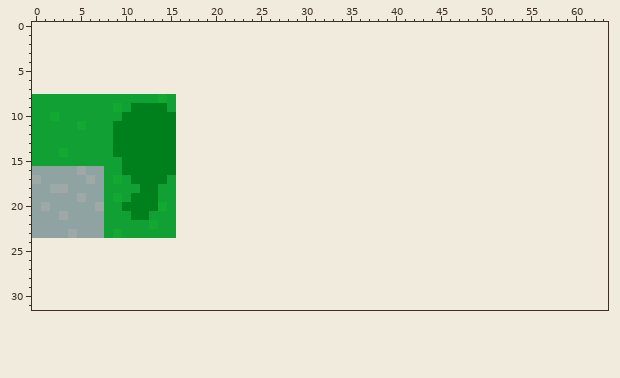
Edited in one commit: pixel-art sprite (resources/tile_map.png). The first picture shows the starting point.
The file is 16x16 pixels. Colours within 5 levels of each other are drawn and written as one. The old version is drawn lined up with the new one, on the new canvas.
Now the later version:
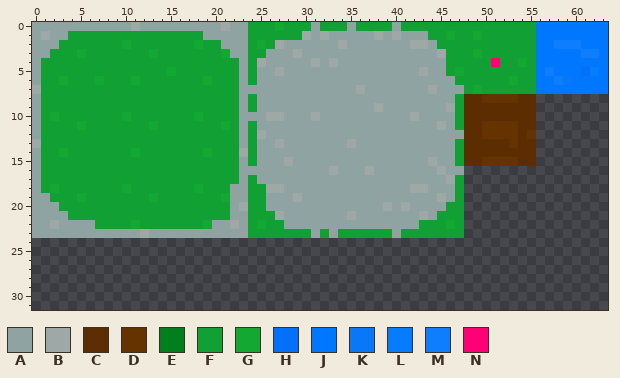
Palette (. is transparent): A #8fa3a2  B #9ea8a7  C #5b2d00  D #643300  E #007f1d  F #11a033  G #12a832  H #0071f9  J #0077ff  K #0878f9  L #067dff  M #0e7eff  N #ff0077
Difference:
canvas 16x16 -> 64x32, the old top-left corner now at 0,8
Changed rows in their new state; - is an unchanged pixel.
first column x 0:
 0 AAAAAAAAAAABAAAAAAAAABAAFFFGFFFAFFFAFFFFAFFFFFFFFFFFFFFFJJJJJJJJ
 1 ABAAFFFFFFFFFFFFFFFAAAAAFFFFFFBABAAAAABABAAAFFGFFGFFFFFFJJJJJJJJ
 2 AAAFFFFFFFGFFFFFFFGFFAAAFGFBAAAAAABAAAAAAABBAFFFFFFFFFFFJJMMMJJJ
 3 AAFFFGFFFFFFFGFFFFFFFGAAFFAAABAAAAAAAAAAAAAAABFFFGFFFFFFJJJJJMMJ
 4 AFFFFFFFFFFFFFFFFFFFFFFAFBAAAAABABAAAAAAAAAAAAFFFFFNFFGFJJJJJJJJ
 5 AFFFFFFFFFFFFFFGFFFFFFFAFAABAAAAAAAAAAAAAAABAAFGFFFFFFFFJMJJJHLJ
 6 AFFGFFFGFFFGFFFFFFFGFFFAFAAAAAAAAAAAAAAAAAAAAAAFFFFFFGFFJJMKJJJJ
 7 BFFFFFFFFFFFFFFFFFFFFFFAAAAAAAAAAAAABAAAAAAABAAAFGFFFFFFJJJJJJJJ
 8 A-------------F-FFFFFFFAFAAAAAAAAAAAAAAAAAAAAAAFCCDDDDCC--------
 9 A--------F-FFFF-FFFFFFFAFAAAAAAAAAAAAABAAAAAAABFCCCCCCCC--------
10 A---------GFFFFFFFGFFFFAAABBAAABAAAAAAAAAABAAAAFCCCCCCCC--------
11 A--------FFFFGFFFFFFFGFAFAAAAAAAAAAAAAAAAAAAABAFCCDDDDCC--------
12 A--------FFFFFFFFFFFFFFAFBAAAAAAAAAAAAAAAAAAAAAACCDDDDCD--------
13 B--------FFFFFFFFFFFFFFAFAABAAAAAAABAAAAAAAAAAAFCCCCCDCC--------
14 A--------FFGFFFFFFFGFFFBFAAAAAAAAAAAAAAAAAAAAAAFCCCCCCCC--------
15 A---------FFFFFFFFFFFFFAFAAABAAAAAAAAAAAAAAABAAFCCDDDDCC--------
16 -FFFFFFF--FFFFFFFFFFFFFAAAAAAAAAABAAABAAAAAAABAA----------------
17 AFFFFFFF-F-FFFF-FFFFFFFAFAAAAAAAAAAAAAAAAAAAAABF----------------
18 -FGFFFFF--G-FF--FFGFFFAAFFBBAAAAAAAAAAAAAABBAAAF----------------
19 --FFFGFF-F-FFG--FFFFFGAAFFAAABAAAAAAAAAAAAAAABAF----------------
20 -A-FFFFF--FFFFF-FFFFFFABFFAAAAAAAAAAAAABABAAAAFF----------------
21 ---AFFFF---FF---FFFFFFAAFFFBAAAAAAABAAAAAAABAFFF----------------
22 --B----F---G-F--FFFGAABAFGFFAAAAAAAAAAAAAAAFFFGF----------------
23 ----A---AAAABAAAAAAAAAAAFFFFFFFAFAFFFFFFAFFFFFFF----------------
Boxes around the changes in both pictures, in picture pixels (x1, y1, x2, y2):
changed: (32, 22, 608, 238)
